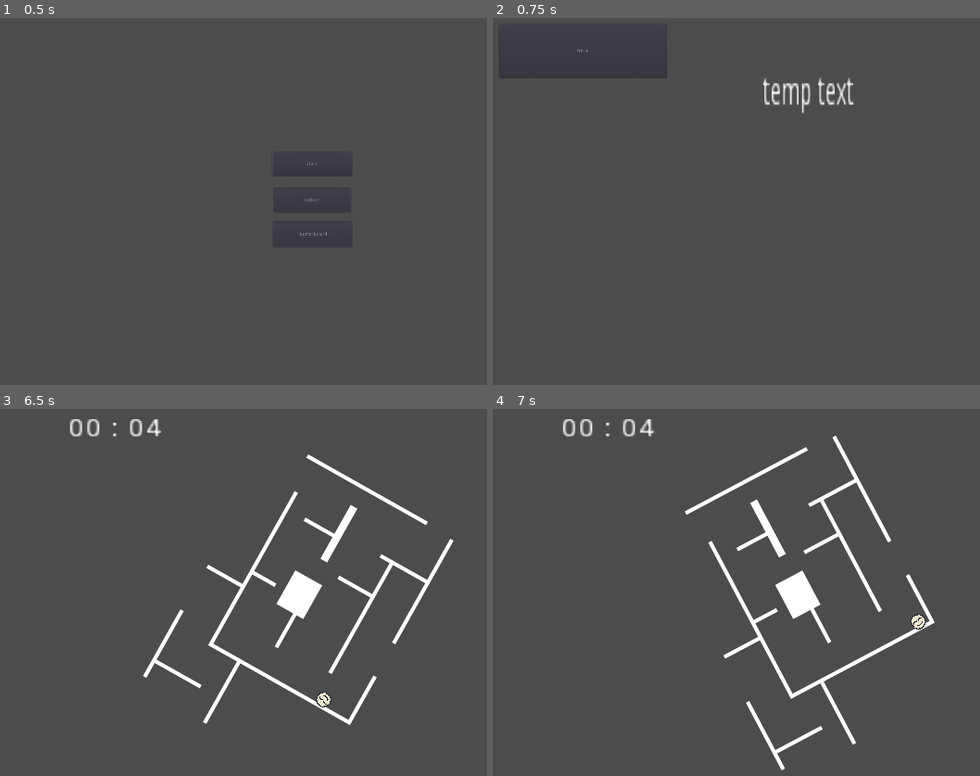
Above: before the commit, frames 1-4 (two rows, left to right).
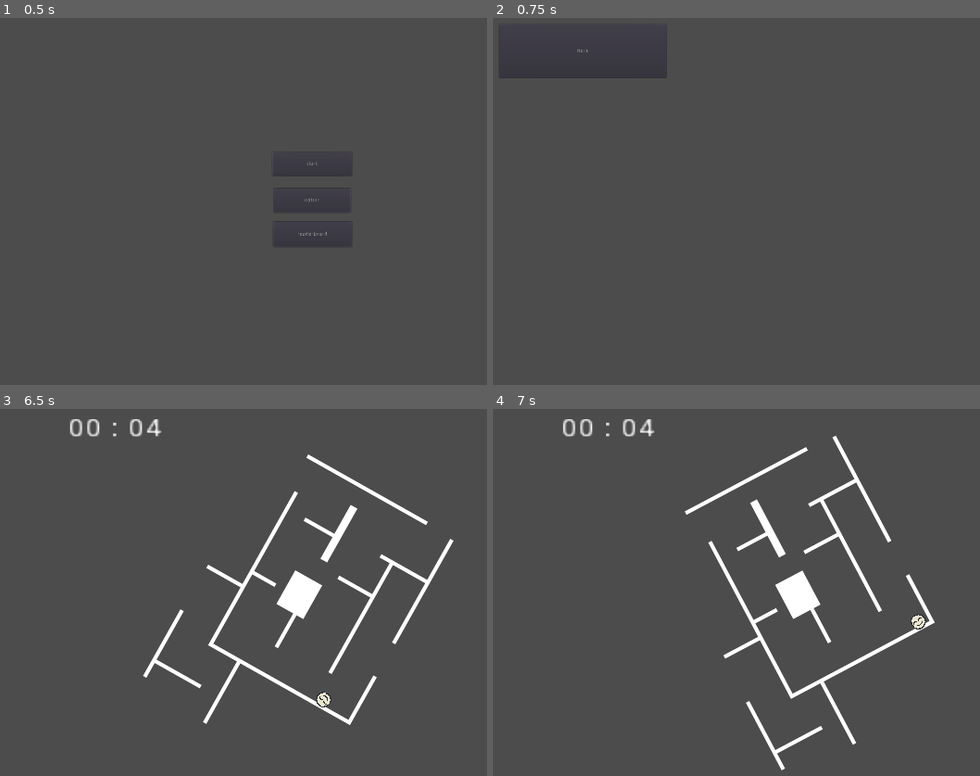
Above: after the commit, the same moments.

Repository: dante-ventura/scorespace-jam-game
Game: Godot game, scene res://scenes/HomeBase.tscn
Two runs of this game, one before a commit and one after it. Both use one fixed random seed, a clock stepped at 60 frames per second and the inputs below.
Inputs:
- Up to frame 1 (0.5 s): no input
- Up to frame 2 (0.75 s): click "leaderboard" at 0.5 s
- Up to frame 3 (6.5 s): click "back" at 1.25 s; click "start" at 2 s; hold Right (gameplay_rotate_right) 2.78-3.53 s; hold Left (gameplay_rotate_left) 3.53-4.28 s; hold Right (gameplay_rotate_right) 4.28-5.78 s; hold Left (gameplay_rotate_left) from 5.78 s (still down)
- Up to frame 4 (7 s): keep holding Left (gameplay_rotate_left)

Frame 1 is identical in both runs. In frame 2, 0.6% of the frame differs, in the area x 55-75%, y 16-27%; in frame 3, less than 0.1%; in frame 4, less than 0.1%.

Commit message:
adding savetime for leadboard

Diff:
--- a/scripts/GameScene.gd
+++ b/scripts/GameScene.gd
@@ -39,5 +39,13 @@
 func show_leaderboard():
 # warning-ignore:return_value_discarded
 	get_node("Timer").timer_on = false
+	saveTime(get_node("Timer").time_passed)
 	get_tree().change_scene("res://scenes/LeaderboardBase.tscn")
 	# Load leaderboard scene and send new time
+
+
+func saveTime(content):
+	var file = File.new()
+	file.open("user://leaderboard.txt", File.WRITE)
+	file.store_string(content)
+	file.close()
--- a/scripts/LeaderBoard.gd
+++ b/scripts/LeaderBoard.gd
@@ -8,9 +8,16 @@
 
 # Called when the node enters the scene tree for the first time.
 func _ready():
+	text = loadTime()
 	pass # Replace with function body.
 
 
 # Called every frame. 'delta' is the elapsed time since the previous frame.
 #func _process(delta):
 #	pass
+func loadTime():
+	var file = File.new()
+	file.open("user://leaderboard.txt", File.READ)
+	var content = file.get_as_text()
+	file.close()
+	return content
